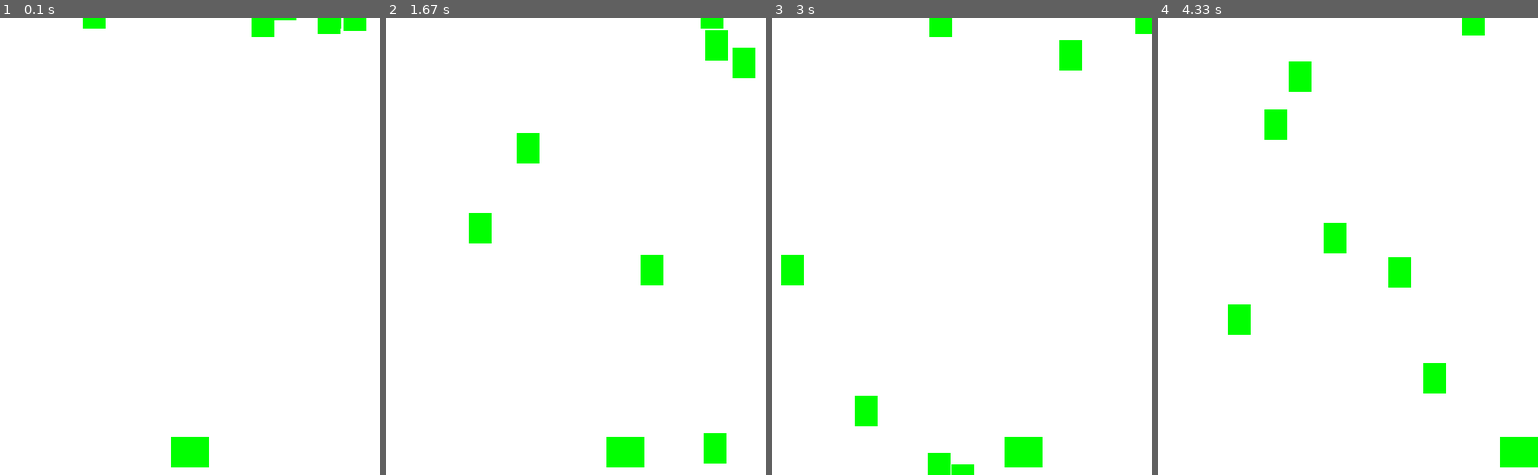
Above: before the commit, frames 1-4 (left to right).
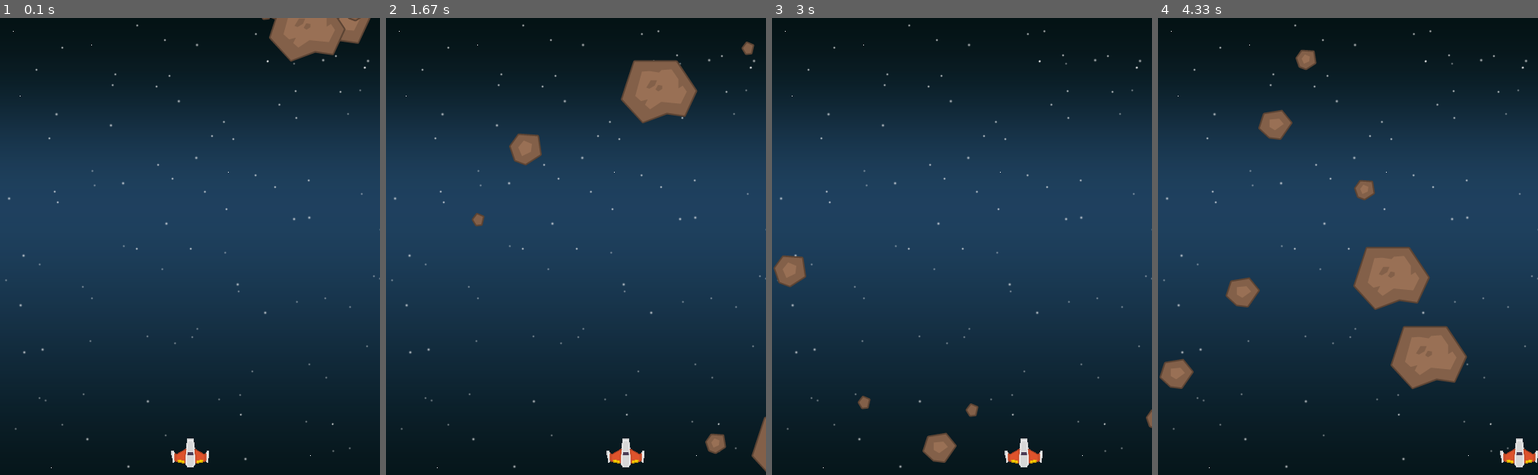
Above: after the commit, the same moments.

Repository: EasonChen11/pythonProject_pygame
Game: pygame game, started from main.py
Same seed, same stepped clock (60 frames per second), same inputs: the game is played once before the commit and once after it.
Inputs:
- Up to frame 1 (0.1 s): no input
- Up to frame 2 (1.67 s): hold Right 0.33-0.8 s; hold Right 0.83-1.3 s; hold Left from 1.33 s (still down)
- Up to frame 3 (3 s): release Left at 1.87 s; hold Left 1.9-2.3 s; hold Right 2.33-2.97 s
- Up to frame 4 (4.33 s): hold Left 3-3.47 s; hold Right 3.5-3.97 s; hold Right from 4 s (still down)

The runs differ from the first frame. In frame 1, 100% of the frame differs, in the area x 0-100%, y 0-100%; in frame 2, 100%; in frame 3, 100%; in frame 4, 100%.

Commit message:
image for rock and player

Diff:
--- a/main.py
+++ b/main.py
@@ -1,9 +1,14 @@
 # https://www.youtube.com/watch?v=61eX0bFAsYs&ab_channel=GrandmaCan-%E6%88%91%E9%98%BF%E5%AC%A4%E9%83%BD%E6%9C%83
+# image https://drive.google.com/drive/folders/10-SA2Fiyf5cm3jUNW2s1zskh0-2eQl9V
 import pygame
 import random
 
 FPS = 60    # 60針
 WHITE = (255, 255, 255)
+GREEN = (0, 255, 0)
+RED = (255, 0, 0)
+BLUE = (0, 0, 255)
+BLACK = (0, 0, 0)
 WIDTH = 500
 HEIGHT = 600
 # 遊戲初始化 and 創建視窗
@@ -11,12 +16,17 @@
 # 視窗大小
 screen = pygame.display.set_mode((WIDTH, HEIGHT))
 pygame.display.set_caption("first game")    # 視窗標題
+#載入圖片 convert 轉成pygame 易讀檔案
+player_image = pygame.image.load("./img/player.png").convert()
+background = pygame.image.load("./img/background.png").convert()
 
 class Player(pygame.sprite.Sprite):
     def __init__(self):
         pygame.sprite.Sprite.__init__(self)
-        self.image = pygame.Surface((50, 40))   # 創造平面
-        self.image.fill((0, 255, 0))    # 設定平面顏色
+        # self.image = pygame.Surface((50, 40))   # 創造平面
+        # self.image.fill((0, 255, 0))    # 設定平面顏色
+        self.image = pygame.transform.scale(player_image, (50, 38))     # 轉換圖片長寬
+        self.image.set_colorkey(BLACK)  # 把顏色設為透明
         self.rect = self.image.get_rect()   # 把圖片加框線(可設定中心、上方...) (自己的邊界=圖片框線)(rect=rectangle矩形)
         # self.rect.x = 200                   # 設定座標位
         # self.rect.y = 200
@@ -39,29 +49,36 @@
 class Rock(pygame.sprite.Sprite):
     def __init__(self):
         pygame.sprite.Sprite.__init__(self)
-        self.image = pygame.Surface((30, 40))   # 創造平面
-        self.image.fill((0, 255, 0))    # 設定平面顏色
+        # self.image = pygame.Surface((30, 40))   # 創造平面
+        # self.image.fill(RED)    # 設定平面顏色
+        random_rock = random.randrange(0, 6)
+        self.image = pygame.image.load(f"./img/rock{random_rock}.png")
+        self.image.set_colorkey(WHITE)
         self.rect = self.image.get_rect()   # 把圖片加框線(可設定中心、上方...) (自己的邊界=圖片框線)(rect=rectangle矩形)
         self.rect.x = random.randrange(0, WIDTH-self.rect.width)      # 設定座標位
         self.rect.y = random.randrange(-100, -40)
         self.speedx = random.randrange(-3, 3)
         self.speedy = random.randrange(2, 10)
-    def reset(self):
+    def reset ( self ):
+        random_rock = random.randrange(0, 6)
+        self.image = pygame.image.load(f"./img/rock{random_rock}.png")
+        self.image.set_colorkey(WHITE)
+        self.rect = self.image.get_rect()   # 把圖片加框線(可設定中心、上方...) (自己的邊界=圖片框線)(rect=rectangle矩形)
         self.rect.x = random.randrange(0, WIDTH - self.rect.width)
         self.rect.y = random.randrange(-100, -40)
         self.speedx = random.randrange(-3, 3)
         self.speedy = random.randrange(2, 10)
-    def update(self):
+    def update (self):
         self.rect.x += self.speedx
         self.rect.y += self.speedy
         if self.rect.top > HEIGHT or self.rect.left > WIDTH or self.rect.right < 0:
             self.reset()
+
 all_sprites = pygame.sprite.Group()
 player = Player()
 all_sprites.add(player)
 for i in range(8):
-    r = Rock()
-    all_sprites.add(r)
+    all_sprites.add(Rock())
 
 # 取的時間物件
 clock = pygame.time.Clock()
@@ -77,7 +94,8 @@
     # 更新遊戲
     all_sprites.update()                # 執行all_sprites群組內所有成員的update函式
     # 畫面顯示
-    screen.fill(WHITE)                     # screen 為上面宣告的display ,fill 傳入三個(R,G,B) ,每個0-255 ,代表濃度
+    # screen.fill(WHITE) # screen 為上面宣告的display ,fill 傳入三個(R,G,B) ,每個0-255 ,代表濃度
+    screen.blit(background, (0, 0))     # blit(畫) 第一個是圖片，第二個是位置
     all_sprites.draw(screen)            # 把all_sprites群組內的東西印在畫面
-    pygame.display.update()                      # 更新畫面
+    pygame.display.update()                      # 更新畫面=pygame.display.flip()更新全部，update可以有參數
 pygame.quit()
Binary file added: img/background.png
Binary file added: img/player.png
Binary file added: img/rock.png
Binary file added: img/rock0.png
Binary file added: img/rock1.png
Binary file added: img/rock2.png
Binary file added: img/rock3.png
Binary file added: img/rock4.png
Binary file added: img/rock5.png
Binary file added: img/rock6.png
